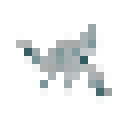
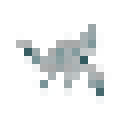
Layer changes from the first w=128, h=128 image to the second:
painted on "Layer 1" over [104,88,112,96]
